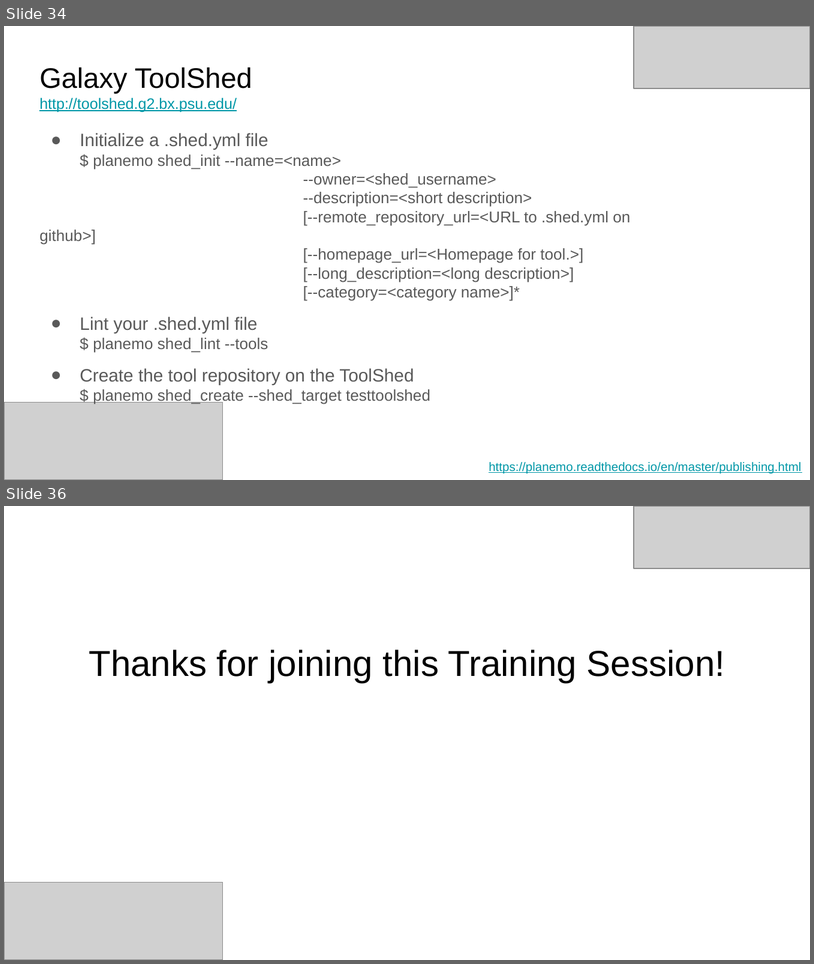
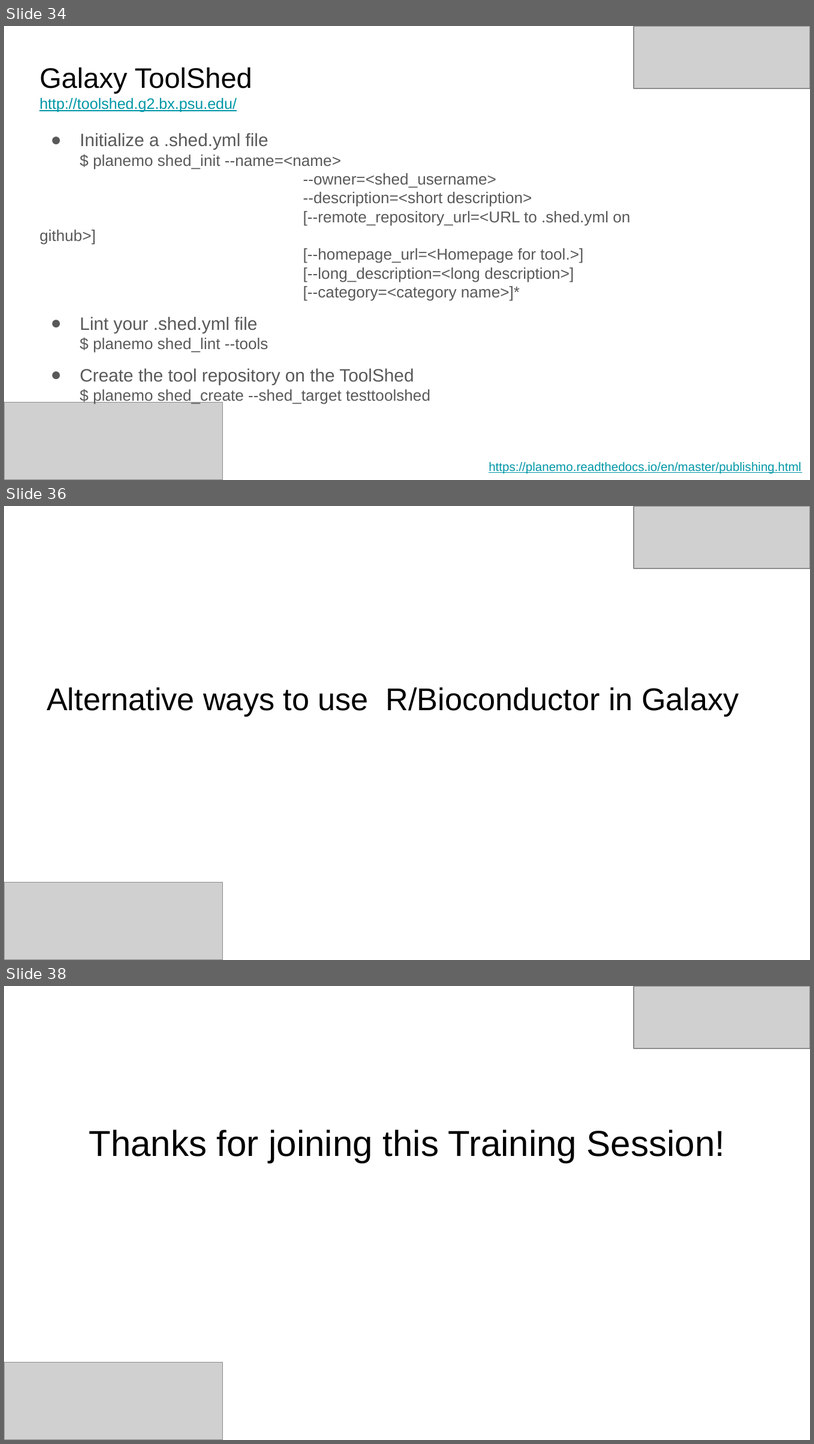
Before and after one commit to cumbof/gbcc25_training_session, a slide deck: Deck.pptx. Shown one above the other, each under a label of ours: slides 34 and 36 before the commit, slides 34, 36 and 38 after it; the slides between them are not shown. The pictures are 814x964 and 814x1444 pixels, drawn with LibreOffice and Linux fonts; fonts in the diff are those of the drawing; grey boxes stand for pictures. Boxes give left, top, right and bottom in pixels: in the first picture for what was removed or moved away, otherwise in the second. Text is boxed around its words. In the diff, an @@ line names an element or a change of style, - is before the commit and + after.

```diff
--- a/Deck.pptx
+++ b/Deck.pptx
@@ slide 36 added at (4,506,810,960), background #FFFFFF @@
@@ picture added at (634,506,810,568) @@
@@ title added at (47,687,739,716), 28 pt, text #000000 @@
+Alternative ways to use R/Bioconductor in Galaxy
@@ picture added at (4,882,224,959) @@
@@ what was slide 36 is now slide 38 @@
```
Also in this commit, not shown: 3 slides changed, 1 other slide added.
